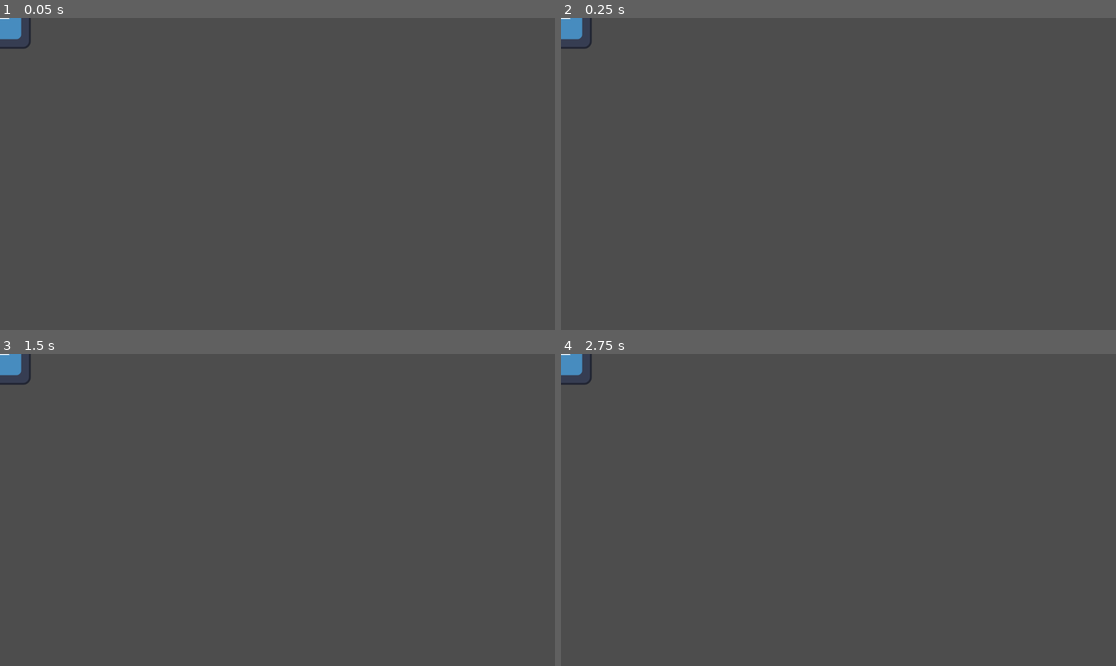
Above: before the commit, frames 1-4 (two rows, left to right).
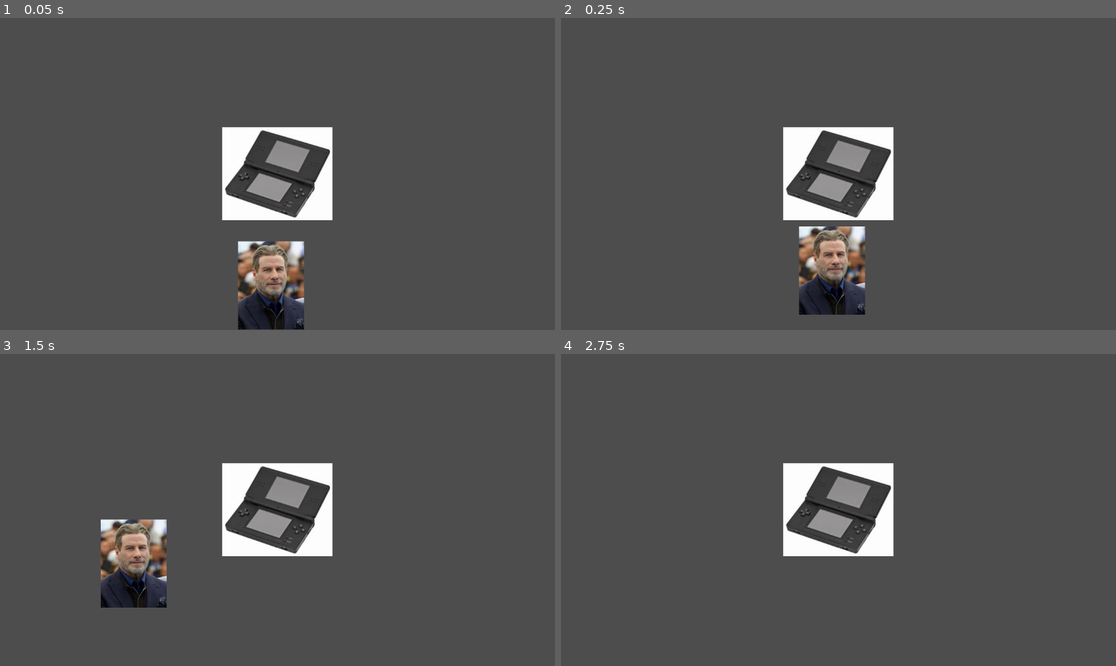
Above: after the commit, the same moments.

Repository: Arcane-Ryn/GlobalGameJam
Game: Godot game, scene res://world.tscn
Two runs of this game, one before a commit and one after it. Both use one fixed random seed, a clock stepped at 60 frames per second and the inputs below. Before the commit the project has no main scene; this scene is started directly in both runs. The engine's default icon, where the game draws it, is replaced by a stand-in: a white triangle on a blue panel in a dark square.
Inputs:
- Up to frame 1 (0.05 s): no input
- Up to frame 2 (0.25 s): no input
- Up to frame 3 (1.5 s): tap Enter (ui_accept) at 0.5, 0.6, 0.77, 1.07, 1.35 s; hold Right (ui_right) from 0.53 s (still down)
- Up to frame 4 (2.75 s): tap Enter (ui_accept) at 1.52, 1.82, 2.1 s; release Right (ui_right) at 2.03 s; hold Left (ui_left) from 2.03 s (still down)

The runs differ from the first frame. In frame 1, 7.6% of the frame differs, in the area x 0-60%, y 0-100%; in frame 2, 7.6%, in the area x 0-60%, y 0-96%; in frame 3, 7.6%; in frame 4, 4.5%.

Commit message:
added DS and John

Diff:
--- a/game/project.godot
+++ b/game/project.godot
@@ -11,5 +11,6 @@
 [application]
 
 config/name="GlobalGameJam"
+run/main_scene="res://world.tscn"
 config/features=PackedStringArray("4.2", "Forward Plus")
 config/icon="res://icon.svg"
--- /dev/null
+++ b/game/scripts/move.gd
@@ -0,0 +1,28 @@
+extends CharacterBody2D
+
+
+const SPEED = 300.0
+const JUMP_VELOCITY = -400.0
+
+# Get the gravity from the project settings to be synced with RigidBody nodes.
+var gravity = ProjectSettings.get_setting("physics/2d/default_gravity")
+
+
+func _physics_process(delta):
+	# Add the gravity.
+	if not is_on_floor():
+		velocity.y += gravity * delta
+
+	# Handle jump.
+	if Input.is_action_just_pressed("ui_accept") and is_on_floor():
+		velocity.y = JUMP_VELOCITY
+
+	# Get the input direction and handle the movement/deceleration.
+	# As good practice, you should replace UI actions with custom gameplay actions.
+	var direction = Input.get_axis("ui_left", "ui_right")
+	if direction:
+		velocity.x = direction * SPEED
+	else:
+		velocity.x = move_toward(velocity.x, 0, SPEED)
+
+	move_and_slide()
--- a/game/world.tscn
+++ b/game/world.tscn
@@ -1,8 +1,47 @@
-[gd_scene load_steps=2 format=3 uid="uid://byr510ght4f1m"]
+[gd_scene load_steps=6 format=3 uid="uid://byr510ght4f1m"]
 
-[ext_resource type="Texture2D" uid="uid://dntflrn53qs8i" path="res://icon.svg" id="1_3v70v"]
+[ext_resource type="Texture2D" uid="uid://co2r1try575vo" path="res://sprites/OIP.jpg" id="1_rnhnd"]
+[ext_resource type="Texture2D" uid="uid://dy5wrnjbbq7f" path="res://sprites/DS.jpg" id="2_42tfj"]
+[ext_resource type="Script" path="res://scripts/move.gd" id="2_jxtjc"]
+
+[sub_resource type="RectangleShape2D" id="RectangleShape2D_l17ac"]
+size = Vector2(225, 190)
+
+[sub_resource type="RectangleShape2D" id="RectangleShape2D_jh7ya"]
+size = Vector2(135, 176)
 
 [node name="World" type="Node2D"]
 
-[node name="Sprite2D" type="Sprite2D" parent="."]
-texture = ExtResource("1_3v70v")
+[node name="player" type="Node2D" parent="."]
+position = Vector2(476, 277)
+
+[node name="CharacterBody2D" type="CharacterBody2D" parent="player"]
+script = ExtResource("2_jxtjc")
+metadata/_edit_lock_ = true
+
+[node name="Camera2D" type="Camera2D" parent="player/CharacterBody2D"]
+metadata/_edit_lock_ = true
+
+[node name="CollisionShape2D" type="CollisionShape2D" parent="player/CharacterBody2D"]
+position = Vector2(0.5, 0)
+shape = SubResource("RectangleShape2D_l17ac")
+metadata/_edit_lock_ = true
+
+[node name="Sprite2D" type="Sprite2D" parent="player/CharacterBody2D"]
+texture = ExtResource("2_42tfj")
+metadata/_edit_lock_ = true
+
+[node name="wall" type="Node2D" parent="."]
+position = Vector2(463, 510)
+
+[node name="StaticBody2D" type="StaticBody2D" parent="wall"]
+metadata/_edit_lock_ = true
+
+[node name="CollisionShape2D" type="CollisionShape2D" parent="wall/StaticBody2D"]
+position = Vector2(-2.5, -1)
+shape = SubResource("RectangleShape2D_jh7ya")
+metadata/_edit_lock_ = true
+
+[node name="Sprite2D" type="Sprite2D" parent="wall/StaticBody2D"]
+texture = ExtResource("1_rnhnd")
+metadata/_edit_lock_ = true
Binary file added: game/sprites/DS.jpg
Not shown, added: game/sprites/DS.jpg.import
Binary file added: game/sprites/OIP.jpg
Not shown, added: game/sprites/OIP.jpg.import
